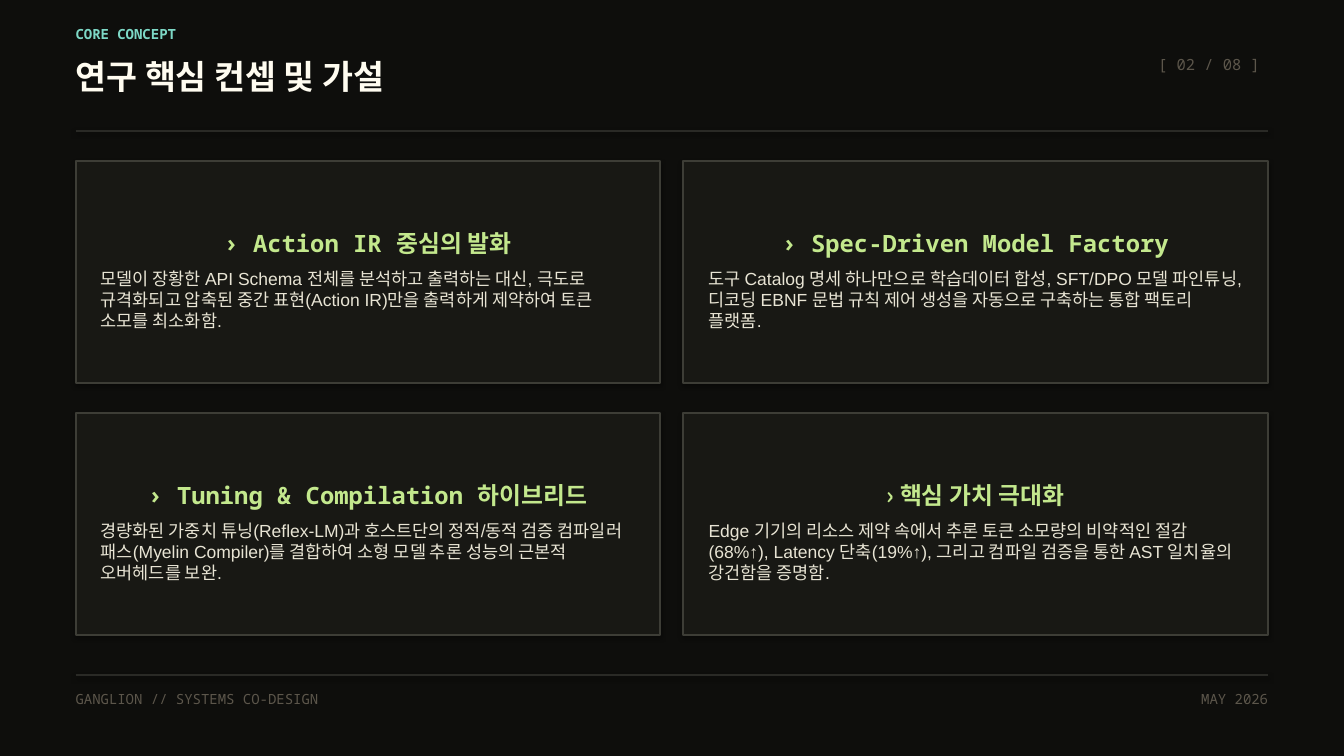
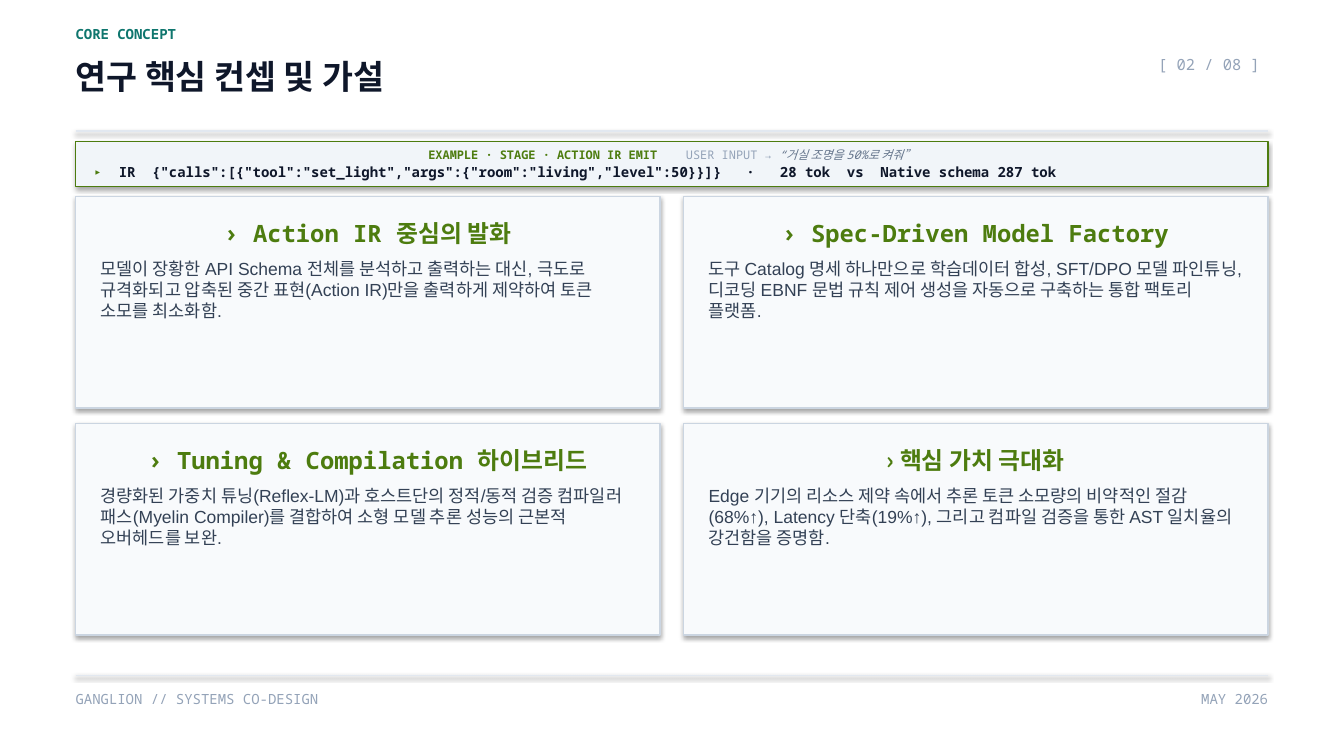
Before and after one commit to rixile9999/ganglion, a slide deck: slide 2 of web/slides.pptx. Drawn at 1344x756 pixels with LibreOffice and Linux fonts; fonts in the diff are those of the drawing. Boxes give left, top, right and bottom in pixels: in the first picture for what was removed or moved away, otherwise in the second. Text is boxed around its words. In the diff, an @@ line names an element or a change of style, - is before the commit and + after.

```diff
--- a/web/slides.pptx
+++ b/web/slides.pptx
@@ background #0E0E0C to #FFFFFF @@
@@ text "CORE CONCEPT" at bbox=[76, 29, 176, 39]: text colour #7DD8C6 to #0F766E @@
@@ text "연구 핵심 컨셉 및 가설" at bbox=[76, 60, 384, 92]: text colour #FFFCF0 to #0F172A @@
@@ line (76, 131) - (1268, 131): stroke #2A2A26 1.5 pt to #E2E8F0 1 pt @@
@@ rectangle added at bbox=[76, 141, 1268, 187], fill #F1F5F9, outline #4D7C0F 0.75 pt, 10 pt, text #0F172A, bold @@
+EXAMPLE · STAGE · ACTION IR EMIT USER INPUT → “거실 조명을 50%로 켜줘”
+▸ IR {"calls":[{"tool":"set_light","args":{"room":"living","level":50}}]} · 28 tok vs Native schema 287 tok
@@ rectangle "› Action IR 중심의 발화": place and size @@
-rectangle "› Action IR 중심의 발화" at bbox=[76, 161, 660, 383]
+rectangle "› Action IR 중심의 발화" at bbox=[76, 197, 660, 408]
@@ rectangle "› Action IR 중심의 발화" at bbox=[76, 197, 660, 408]: text colour #C3E88D to #4D7C0F in "› Action IR 중심의 발화"; text colour #E8E4D4 to #334155 in "모델이 장황한 API Schema 전체를 분석하고 출력하는 ..."; vertical alignment middle to top; fill #181814 to #F8FAFC; outline #3D3D36 1.5 pt to #CBD5E1 1 pt @@
@@ rectangle "› Spec-Driven Model Factory": place and size @@
-rectangle "› Spec-Driven Model Factory" at bbox=[684, 161, 1268, 383]
+rectangle "› Spec-Driven Model Factory" at bbox=[684, 197, 1268, 408]
@@ rectangle "› Spec-Driven Model Factory" at bbox=[684, 197, 1268, 408]: text colour #C3E88D to #4D7C0F in "› Spec-Driven Model Factory"; text colour #E8E4D4 to #334155 in "도구 Catalog 명세 하나만으로 학습데이터 합성, SFT/DPO ..."; vertical alignment middle to top; fill #181814 to #F8FAFC; outline #3D3D36 1.5 pt to #CBD5E1 1 pt @@
@@ rectangle "› Tuning & Compilation 하이브리드": place and size @@
-rectangle "› Tuning & Compilation 하이브리드" at bbox=[76, 413, 660, 635]
+rectangle "› Tuning & Compilation 하이브리드" at bbox=[76, 423, 660, 635]
@@ rectangle "› Tuning & Compilation 하이브리드" at bbox=[76, 423, 660, 635]: text colour #C3E88D to #4D7C0F in "› Tuning & Compilation 하이브리드"; text colour #E8E4D4 to #334155 in "경량화된 가중치 튜닝(Reflex-LM)과 호스트단의 정적/동적 검증 컴파일러 ..."; vertical alignment middle to top; fill #181814 to #F8FAFC; outline #3D3D36 1.5 pt to #CBD5E1 1 pt @@
@@ rectangle "› 핵심 가치 극대화": place and size @@
-rectangle "› 핵심 가치 극대화" at bbox=[684, 413, 1268, 635]
+rectangle "› 핵심 가치 극대화" at bbox=[684, 423, 1268, 635]
@@ rectangle "› 핵심 가치 극대화" at bbox=[684, 423, 1268, 635]: text colour #C3E88D to #4D7C0F in "› 핵심 가치 극대화"; text colour #E8E4D4 to #334155; vertical alignment middle to top; fill #181814 to #F8FAFC; outline #3D3D36 1.5 pt to #CBD5E1 1 pt @@
@@ line (76, 676) - (1268, 676): stroke #2A2A26 1.5 pt to #E2E8F0 1 pt @@
@@ text colour #5C564B to #94A3B8 in 3 elements at bbox=[1177, 59, 1242, 70], bbox=[76, 694, 318, 704], bbox=[1201, 694, 1268, 704] @@
```
Also in this commit, not shown: 7 other slides changed, 1 other file.
